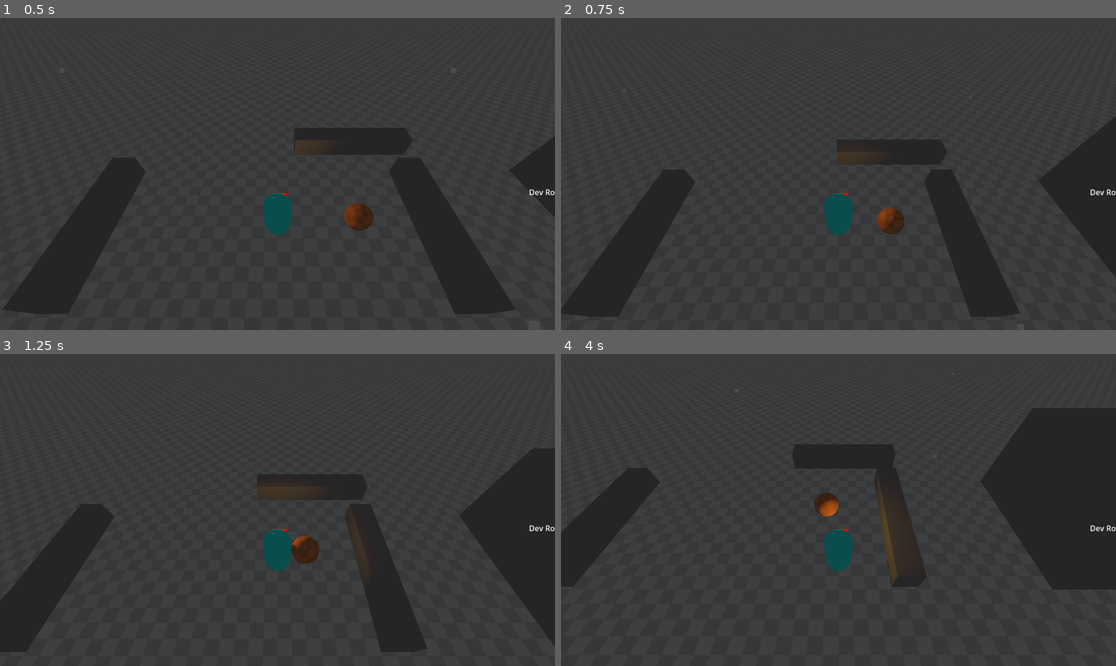
Above: before the commit, frames 1-4 (two rows, left to right).
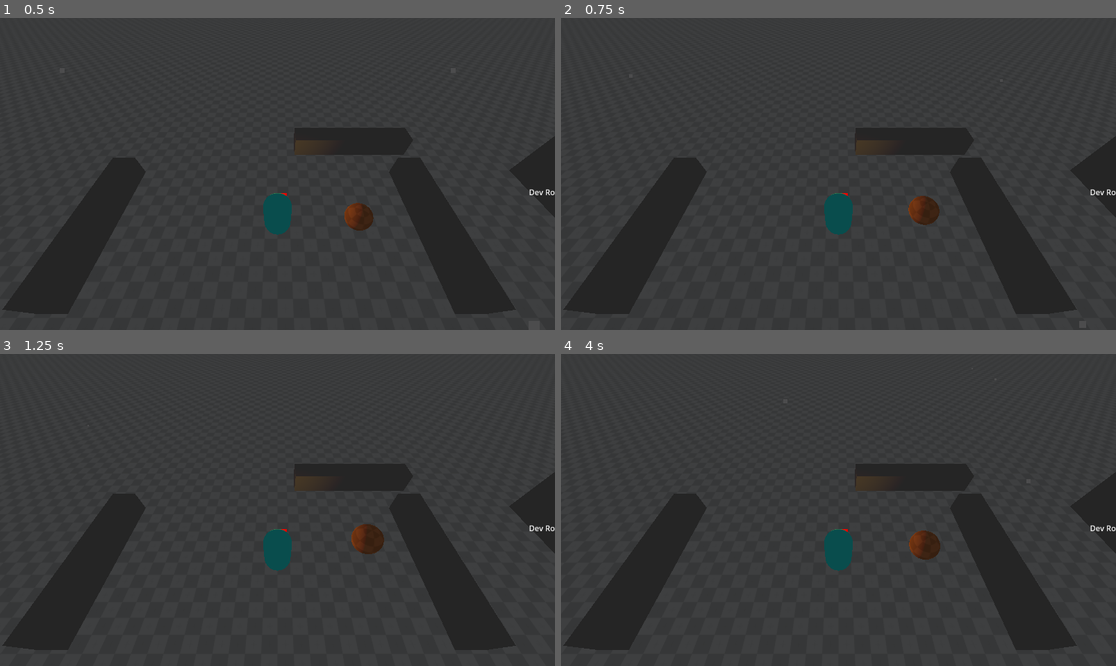
Above: after the commit, the same moments.

Repository: WoodShedGamesOfficial/GodotWildJam64
Game: Godot game, scene res://WildJam_64/LEVELS/Dev_room/Dev_Room.tscn
Same seed, same stepped clock (60 frames per second), same inputs: the game is played once before the commit and once after it. The project has no main scene, so this scene is started directly.
Inputs (mouse positions are in pixels of both pictures, inside the frame that each line leads up to):
- Up to frame 1 (0.5 s): no input
- Up to frame 2 (0.75 s): tap Enter (ui_accept) at 0.5 s; move the mouse to (960, 158) at 0.52 s; hold Right (ui_right) from 0.53 s (still down)
- Up to frame 3 (1.25 s): keep holding Right (ui_right); tap Enter (ui_accept) at 0.77 s
- Up to frame 4 (4 s): move the mouse to (727, 525) at 1.27 s; release Right (ui_right) at 1.28 s; hold Down (ui_down) 1.28-2.03 s; tap Enter (ui_accept) at 1.52, 3.02, 3.77 s; move the mouse to (894, 441) at 2.02 s; hold Right (ui_right) 2.03-2.78 s; move the mouse to (810, 572) at 2.77 s; hold Up (ui_up) 2.78-3.53 s; move the mouse to (1005, 556) at 3.52 s; hold Left (ui_left) from 3.53 s (still down)

Frame 1 is identical in both runs. In frame 2, 6.6% of the frame differs, in the area x 0-100%, y 31-96%; in frame 3, 9.5%; in frame 4, 13%, in the area x 0-100%, y 17-95%.
Error after the commit: Parse Error: Identifier "SPEED" not declared in the current scope. (res://WildJam_64/ASSETS/Characters/QueefsPlayerCharacter/PlayeScriptr.gd:46)

Commit message:
Final tinkering before I take a break

Diff:
--- a/64_WinterHolidayThemed/WildJam_64/ASSETS/Characters/QueefsPlayerCharacter/PlayeScriptr.gd
+++ b/64_WinterHolidayThemed/WildJam_64/ASSETS/Characters/QueefsPlayerCharacter/PlayeScriptr.gd
@@ -1,8 +1,21 @@
 extends CharacterBody3D
 
 
-const SPEED = 5.0
+@export var PLAYERSTATS = {
+	"Health" : 100,
+	"Mana" : 100,
+	"Stamina" : 100,
+	'WalkSpeed' : 4
+}
+
+@onready var health = PLAYERSTATS.Health
+@onready var mana = PLAYERSTATS.Mana
+@onready var stamina = PLAYERSTATS.Stamina
+@onready var walk_speed = PLAYERSTATS.WalkSpeed
+
+
 const JUMP_VELOCITY = 4.5
+
 
 # Get the gravity from the project settings to be synced with RigidBody nodes.
 var gravity = ProjectSettings.get_setting("physics/3d/default_gravity")
@@ -45,5 +58,9 @@
 
 
 func control_camera():
+	var mousePos = get_viewport().get_mouse_position()
+	var camera = $PlayerOrigin/WorldCam
+	var mouseCast = $PlayerOrigin/WorldCam/MouseCast
+	var rayOrigin = camera.project_ray_origin(mousePos)
 #	$PlayerOrigin.transform.basis.rotate_y(0.01)
 	pass
--- a/64_WinterHolidayThemed/WildJam_64/ASSETS/Characters/QueefsPlayerCharacter/player.tscn
+++ b/64_WinterHolidayThemed/WildJam_64/ASSETS/Characters/QueefsPlayerCharacter/player.tscn
@@ -60,6 +60,8 @@
 transform = Transform3D(1, 0, 0, 0, 0.422618, 0.906308, 0, -0.906308, 0.422618, 0, 7.21784, 1.9285)
 cull_mask = 1047554
 
+[node name="MouseCast" type="RayCast3D" parent="PlayerOrigin/WorldCam"]
+
 [node name="AttackDirection" type="MeshInstance3D" parent="."]
 transform = Transform3D(0.3, 0, 0, 0, 0.3, 0, 0, 0, 0.3, 0.2, 0, -0.7)
 mesh = SubResource("BoxMesh_ed1sa")
